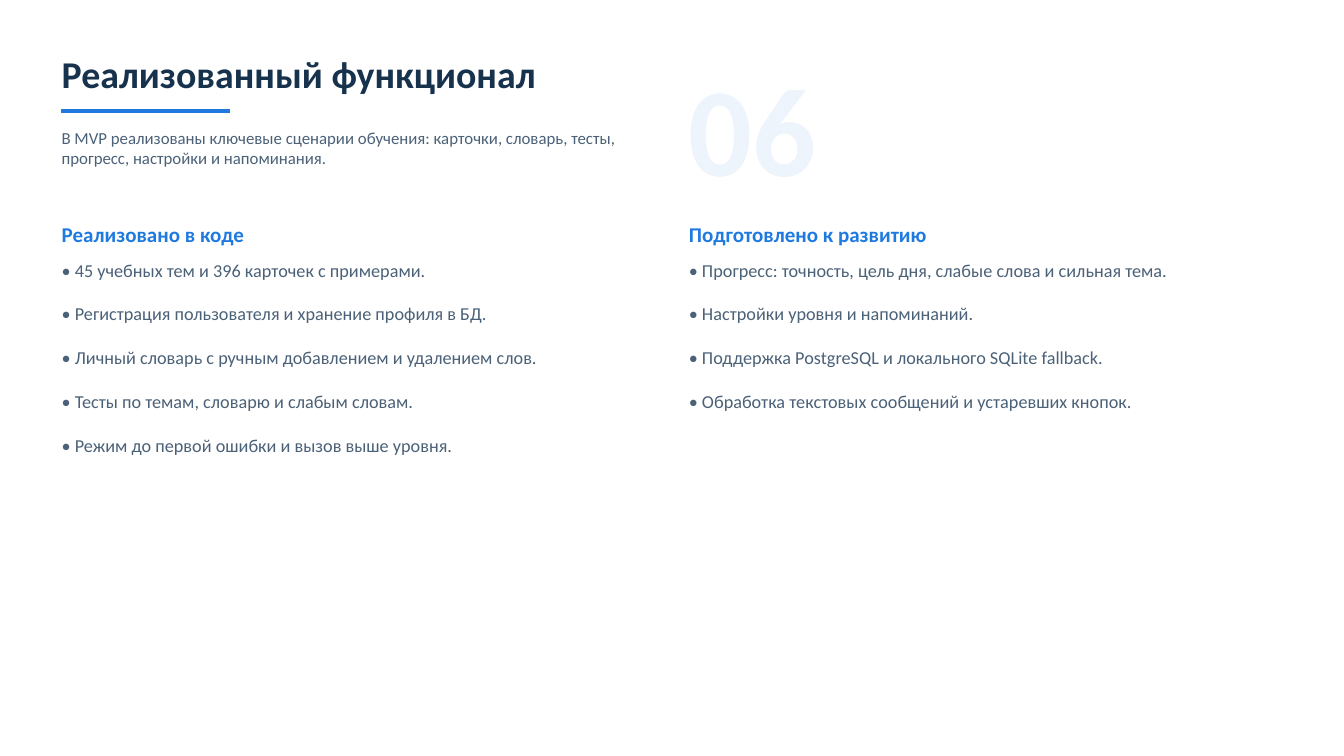
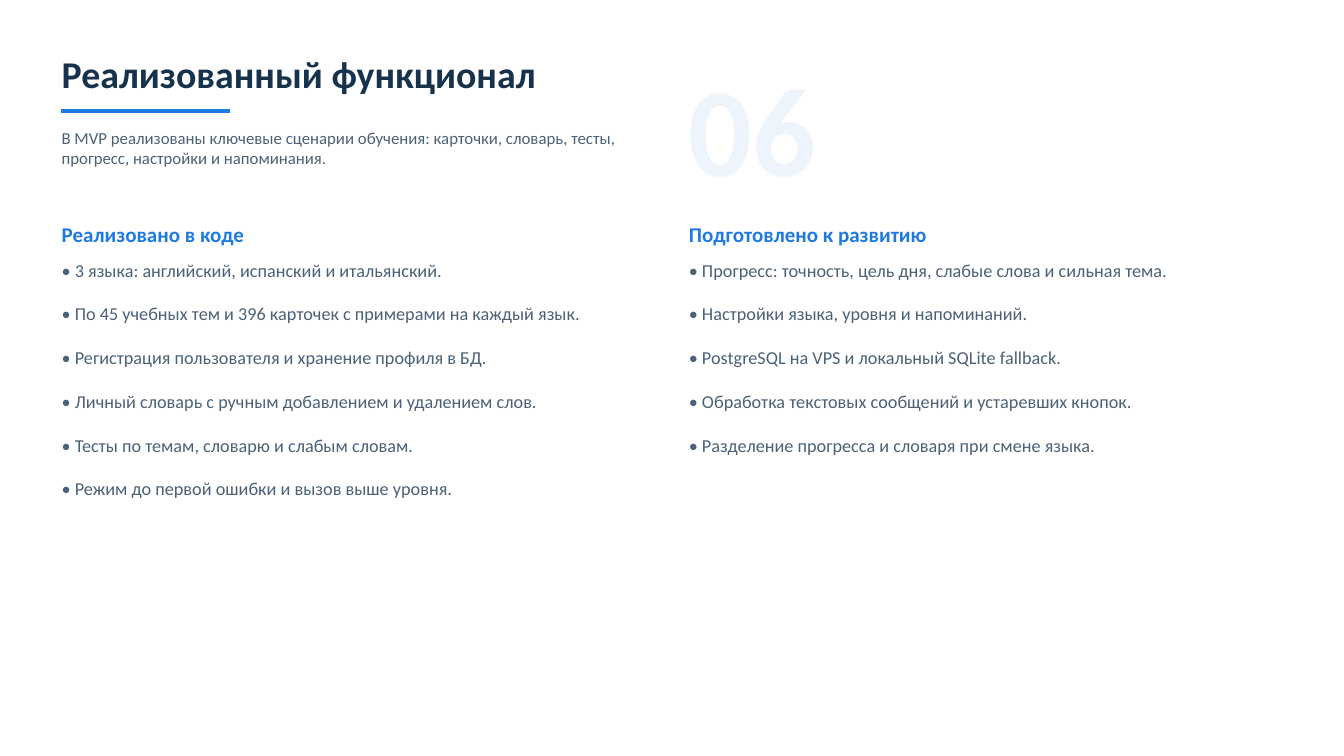
Before and after one commit to glebb228/tg_bot2026, a slide deck: slide 7 of presentation/output/тг_бот_презентация.pptx. Drawn at 1344x756 pixels with LibreOffice and Linux fonts; fonts in the diff are those of the drawing. Boxes give left, top, right and bottom in pixels: in the first picture for what was removed or moved away, otherwise in the second. Text is boxed around its words. In the diff, an @@ line names an element or a change of style, - is before the commit and + after.

```diff
--- a/presentation/output/тг_бот_презентация.pptx
+++ b/presentation/output/тг_бот_презентация.pptx
@@ text at (75,264,580,323): text changed @@
-• 45 учебных тем и 396 карточек с примерами.
+• 3 языка: английский, испанский и итальянский.
+• По 45 учебных тем и 396 карточек с примерами на каждый язык.
@@ text at (702,307,1061,367): text changed @@
-• Настройки уровня и напоминаний.
-• Поддержка PostgreSQL и локального SQLite fallback.
+• Настройки языка, уровня и напоминаний.
+• PostgreSQL на VPS и локальный SQLite fallback.
@@ text at (702,440,1095,455): paragraph added @@
+• Разделение прогресса и словаря при смене языка.
```
Also in this commit, not shown: 7 other slides changed, 1 other file.
